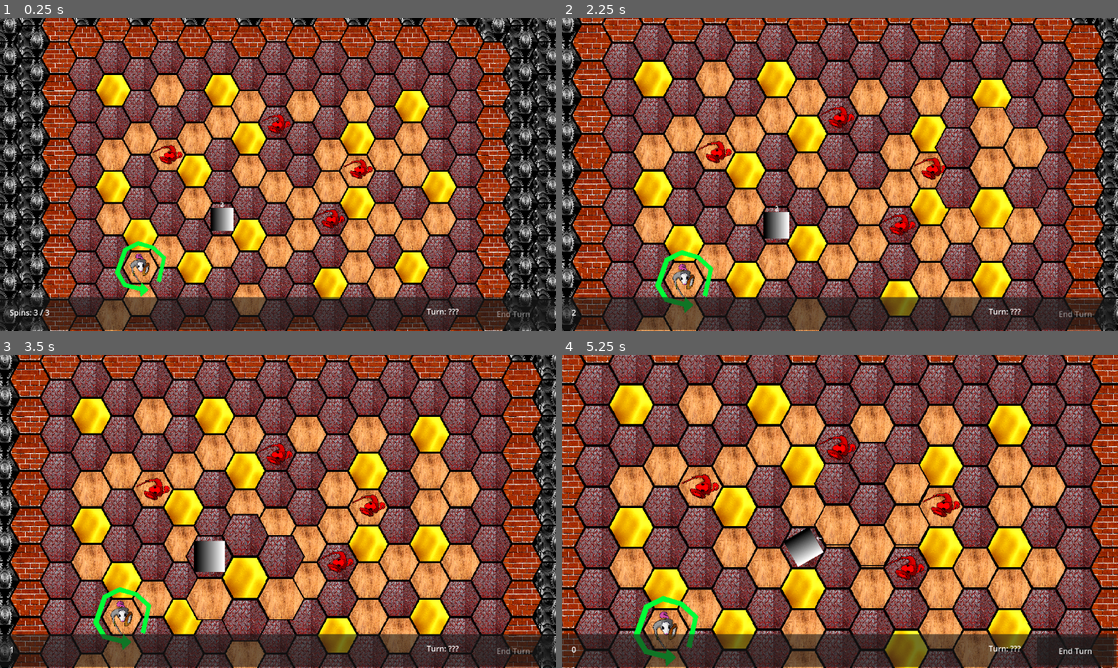
Above: before the commit, frames 1-4 (two rows, left to right).
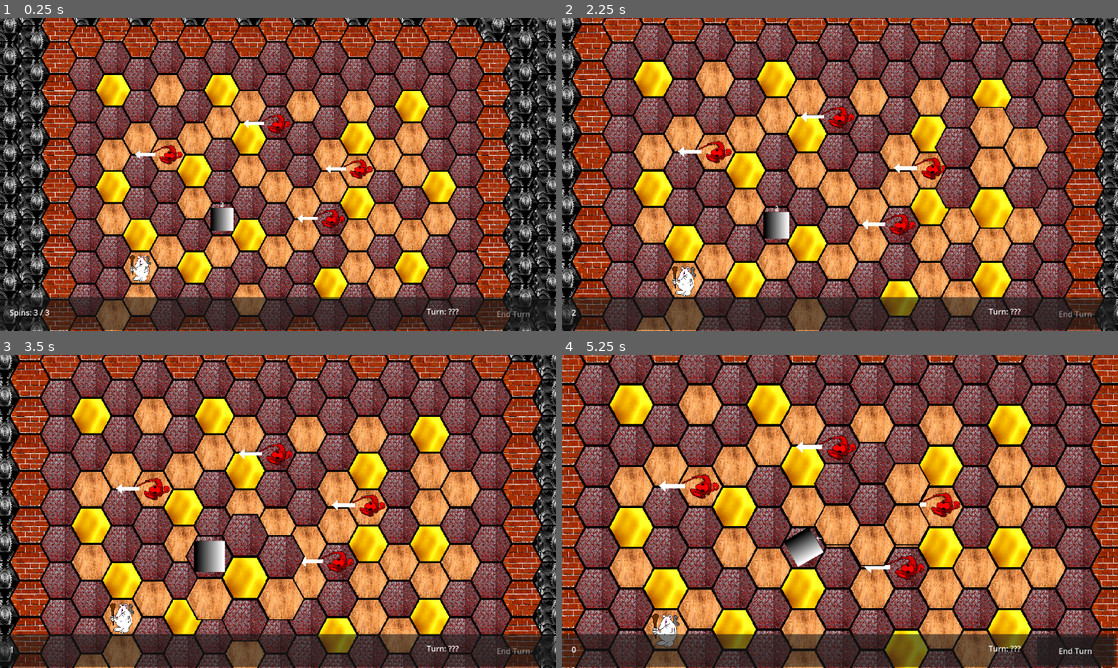
Above: after the commit, the same moments.

Repository: collin-wright1/pizza-jam
Game: Godot game, scene res://scenes/game_controller.tscn
Two runs of this game, one before a commit and one after it. Both use one fixed random seed, a clock stepped at 60 frames per second and the inputs below.
Inputs (mouse positions are in pixels of both pictures, inside the frame that each line leads up to):
- Up to frame 1 (0.25 s): no input
- Up to frame 2 (2.25 s): tap Enter (ui_accept) at 0.5, 0.77 s; move the mouse to (962, 158) at 0.52 s; hold Right (rotate_right) 0.53-1.25 s; hold Middle mouse button (move_camera) 0.53-1.25 s; click (962, 158) at 0.67 s; drag from (728, 190) to (701, 268) at 1.27 s; move the mouse to (895, 105) at 2.02 s; hold Right (rotate_right) from 2.03 s (still down); tap Mouse wheel up (zoom_in) at 2.1 s; click (895, 105) at 2.17 s
- Up to frame 3 (3.5 s): release Right (rotate_right) at 2.75 s; drag from (250, 574) to (111, 464) at 2.77 s
- Up to frame 4 (5.25 s): move the mouse to (1006, 558) at 3.52 s; hold Left (rotate_left) 3.53-4.25 s; hold Middle mouse button (move_camera) 3.53-4.25 s; click (1006, 558) at 3.67 s; tap Enter (ui_accept) at 3.77 s; drag from (673, 464) to (684, 617) at 4.27 s; move the mouse to (867, 511) at 5.02 s; hold Left (rotate_left) from 5.03 s (still down); tap Mouse wheel up (zoom_in) at 5.1 s; click (867, 511) at 5.17 s

The runs differ from the first frame. In frame 1, 0.8% of the frame differs, in the area x 20-63%, y 32-90%; in frame 2, 1.0%; in frame 3, 1.0%; in frame 4, 1.2%, in the area x 12-66%, y 27-100%.

Commit message:
New sprites + walking indicators

Diff:
--- a/scenes/Heroes/Knight.tscn
+++ b/scenes/Heroes/Knight.tscn
@@ -1,6 +1,7 @@
-[gd_scene load_steps=3 format=3 uid="uid://dn4174at2ue4k"]
+[gd_scene load_steps=4 format=3 uid="uid://dn4174at2ue4k"]
 
 [ext_resource type="PackedScene" uid="uid://c4ythv3xe6dex" path="res://scenes/hero.tscn" id="1_h00bg"]
+[ext_resource type="Texture2D" uid="uid://d2x0slr6tkkym" path="res://sprites/barbmouse.png" id="2_bb4o2"]
 
 [sub_resource type="CircleShape2D" id="CircleShape2D_soty4"]
 radius = 93.3006
@@ -8,13 +9,14 @@
 [node name="Knight" instance=ExtResource("1_h00bg")]
 
 [node name="Sprite2D" parent="." index="1"]
-rotation = -0.837758
+rotation = 0.0
+texture = ExtResource("2_bb4o2")
 
 [node name="Area2D2" type="Area2D" parent="AttackHolder" index="0"]
 
 [node name="CollisionShape2D" type="CollisionShape2D" parent="AttackHolder/Area2D2" index="0"]
 shape = SubResource("CircleShape2D_soty4")
 
-[node name="Polygon2D" type="Polygon2D" parent="AttackShower" index="0"]
+[node name="Polygon2D2" type="Polygon2D" parent="AttackShower" index="0"]
 color = Color(1.58831e-06, 0.82244, 0.292353, 1)
 polygon = PackedVector2Array(5, 40, 25, 59, 3, 79, 1, 63, -45, 51, -69, 12, -45, -55, -4, -75, 39, -62, 73, -31, 58, 39, 47, 35, 62, -27, 33, -53, -4, -63, -35, -47, -55, 11, -37, 41, 2, 51)
--- /dev/null
+++ b/scenes/Heroes/rogue.tscn
@@ -0,0 +1,37 @@
+[gd_scene load_steps=5 format=3 uid="uid://d3oadf73ou6cm"]
+
+[ext_resource type="PackedScene" uid="uid://c4ythv3xe6dex" path="res://scenes/hero.tscn" id="1_hfopl"]
+[ext_resource type="Texture2D" uid="uid://dqyv6s63t801" path="res://sprites/roguemouse.png" id="2_2jh0w"]
+
+[sub_resource type="RectangleShape2D" id="RectangleShape2D_04dqs"]
+size = Vector2(21, 120)
+
+[sub_resource type="RectangleShape2D" id="RectangleShape2D_y5vit"]
+size = Vector2(86.9561, 20)
+
+[node name="Rogue" instance=ExtResource("1_hfopl")]
+
+[node name="DebugLayer" parent="." index="0"]
+visible = true
+
+[node name="Sprite2D" parent="." index="1"]
+texture = ExtResource("2_2jh0w")
+
+[node name="Area2D" type="Area2D" parent="AttackHolder" index="0"]
+
+[node name="CollisionShape2D" type="CollisionShape2D" parent="AttackHolder/Area2D" index="0"]
+position = Vector2(-42, 108)
+rotation = 0.994838
+shape = SubResource("RectangleShape2D_04dqs")
+
+[node name="CollisionShape2D2" type="CollisionShape2D" parent="AttackHolder/Area2D" index="1"]
+position = Vector2(49.609, 113.259)
+rotation = 0.558505
+shape = SubResource("RectangleShape2D_y5vit")
+
+[node name="AttackShower" parent="." index="4"]
+visible = true
+
+[node name="Polygon2D2" type="Polygon2D" parent="AttackShower" index="0"]
+color = Color(0, 0.693662, 0.38712, 1)
+polygon = PackedVector2Array(-88, 110, -98, 135, -68, 138, -75, 129, -1, 92, 67, 135, 61, 146, 89, 142, 79, 116, 71, 127, 8, 85, 8, 53, -8, 53, -10, 82, -80, 120)
--- a/scenes/Heroes/wizard.tscn
+++ b/scenes/Heroes/wizard.tscn
@@ -1,7 +1,7 @@
 [gd_scene load_steps=5 format=3 uid="uid://dwmsdjktd4bwe"]
 
 [ext_resource type="PackedScene" uid="uid://c4ythv3xe6dex" path="res://scenes/hero.tscn" id="1_fn2y4"]
-[ext_resource type="Texture2D" uid="uid://dtqovca3rbpnw" path="res://sprites/mousemagewip.png" id="2_me1le"]
+[ext_resource type="Texture2D" uid="uid://o4h3j8d04edj" path="res://sprites/wizardmouse.png" id="2_3if4f"]
 
 [sub_resource type="RectangleShape2D" id="RectangleShape2D_gyoc0"]
 size = Vector2(20, 100)
@@ -12,12 +12,9 @@
 
 [node name="Wizard" instance=ExtResource("1_fn2y4")]
 
-[node name="DebugLayer" parent="." index="0"]
-visible = true
-
 [node name="Sprite2D" parent="." index="1"]
 rotation = 0.0
-texture = ExtResource("2_me1le")
+texture = ExtResource("2_3if4f")
 
 [node name="Area2D" type="Area2D" parent="AttackHolder" index="0"]
 
@@ -30,7 +27,7 @@
 rotation = 1.56374
 shape = SubResource("CapsuleShape2D_5rorm")
 
-[node name="Polygon2D" type="Polygon2D" parent="AttackShower" index="0"]
+[node name="Polygon2D2" type="Polygon2D" parent="AttackShower" index="0"]
 position = Vector2(3.50293, 0)
 scale = Vector2(1.00585, 1)
 color = Color(3.22476e-06, 0.735401, 0.240407, 1)
--- a/scenes/hero.tscn
+++ b/scenes/hero.tscn
@@ -45,7 +45,6 @@
 tile_set = SubResource("TileSet_vxp0c")
 
 [node name="Sprite2D" type="Sprite2D" parent="."]
-rotation = -0.698132
 texture = ExtResource("3_5xp0k")
 
 [node name="CollisionShape2D" type="CollisionShape2D" parent="."]
@@ -54,6 +53,12 @@
 [node name="AttackHolder" type="Node2D" parent="."]
 
 [node name="AttackShower" type="Node2D" parent="."]
+visible = false
+
+[node name="Polygon2D" type="Polygon2D" parent="AttackShower"]
+position = Vector2(0, -1.15385)
+scale = Vector2(1, 1.01282)
+polygon = PackedVector2Array(0, 90, 16, 74, 5, 74, 4, 12, -4, 12, -4, 73, -15, 73)
 
 [node name="MoveChecker" type="RayCast2D" parent="."]
 target_position = Vector2(0, 90)
--- a/scenes/villain.tscn
+++ b/scenes/villain.tscn
@@ -43,6 +43,9 @@
 
 [node name="AttackShower" type="Node2D" parent="."]
 
+[node name="Polygon2D" type="Polygon2D" parent="AttackShower"]
+polygon = PackedVector2Array(0.000325799, 90, -11.9997, 75, -3.99973, 75, -3.99988, 33, 5.00012, 33, 5.00027, 75, 14.0003, 74.9999)
+
 [node name="MoveChecker" type="RayCast2D" parent="."]
 target_position = Vector2(0, 90)
 collision_mask = 131
--- a/scripts/villain.gd
+++ b/scripts/villain.gd
@@ -12,6 +12,9 @@
 var rotation_amounts = [0,57,123,180,237,303]
 var destination : Vector2 = position
 var move_cooldown : bool = true
+
+var can_attack : bool = false
+var attack_targets = []
 
 func _ready() -> void:
 	for hitbox in attack_holder.get_children():
@@ -46,9 +49,9 @@
 			pass
 
 func attack():
-	for hitbox in attack_holder.get_children():
-		if hitbox is Area3D:
-			hitbox.monitoring = true
+	for enemy in attack_targets:
+		if enemy.has_method("take_damage") and enemy.is_in_group("Hero"):
+			enemy.take_damage(attack_power)
 
 func on_enemy_targeted(body):
 	if body.is_in_group("Hero"):
Binary file added: sprites/barbmouse.png
Not shown, added: sprites/barbmouse.png.import
Binary file added: sprites/roguemouse.png
Not shown, added: sprites/roguemouse.png.import
Binary file added: sprites/wizardmouse.png
Not shown, added: sprites/wizardmouse.png.import
